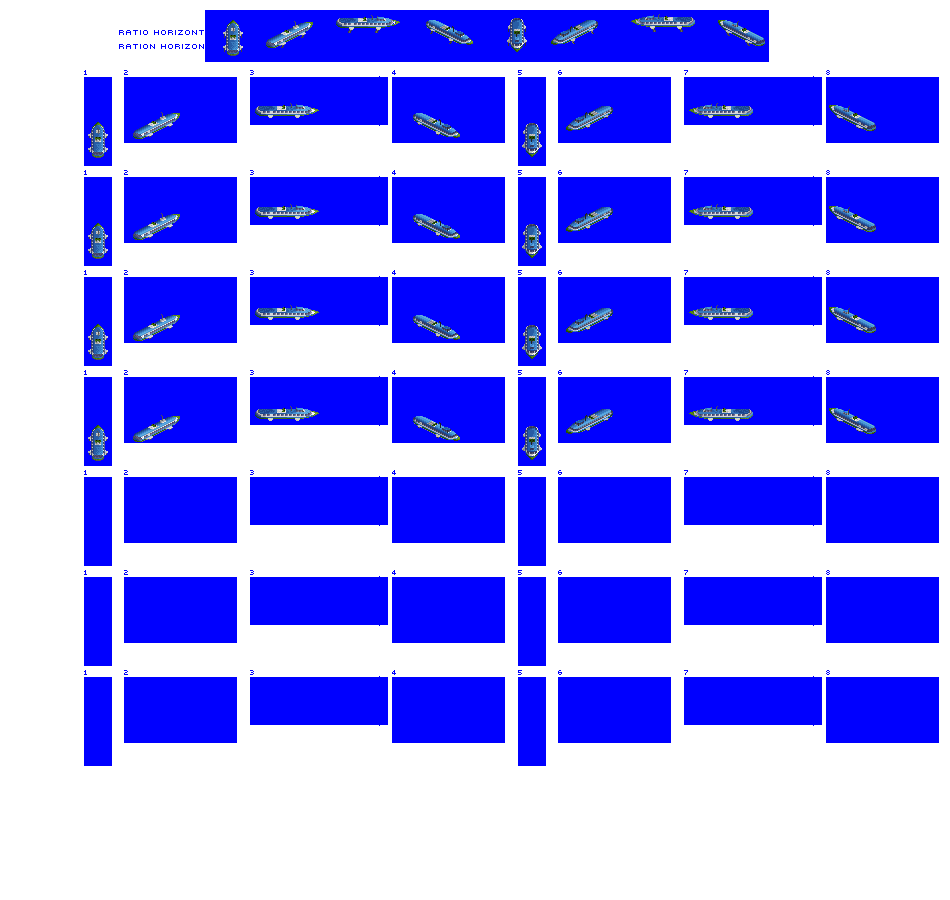
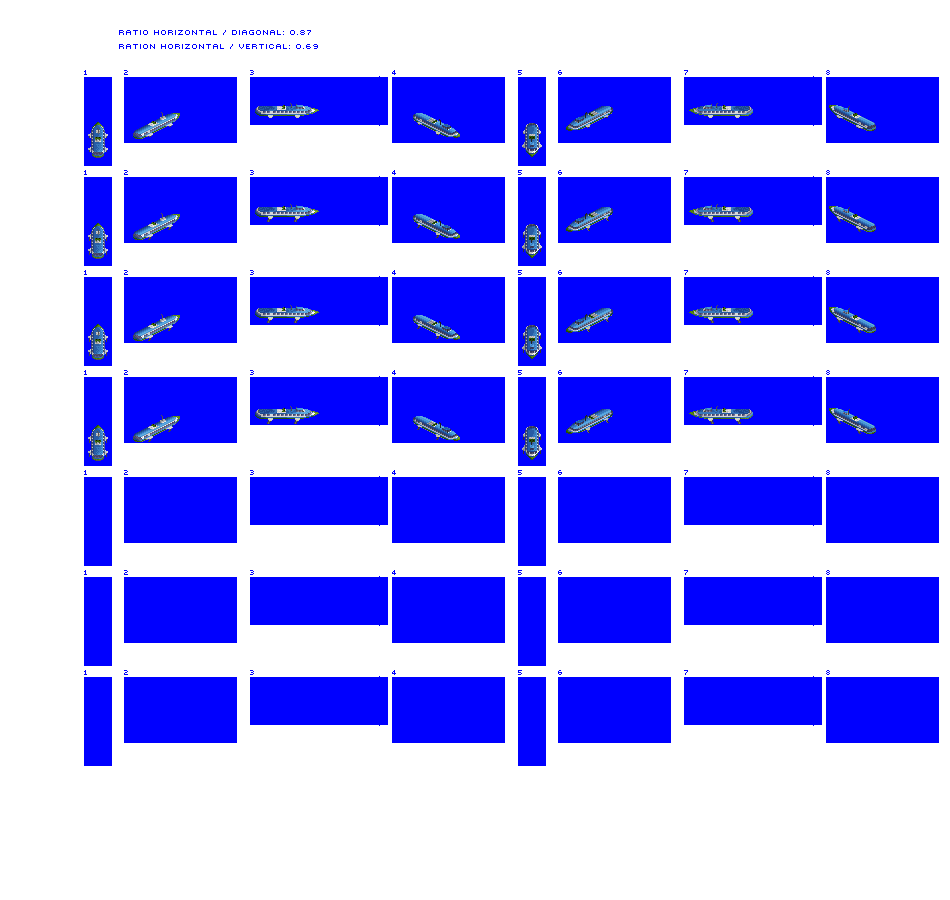
Before/after of a 950px x 900px layered artwork. What changed in the layer stack:
removed layer "Layer 2" over [left=205, top=10, right=769, bottom=62]
painted on "Hydrofoil" over [left=89, top=209, right=861, bottom=457]
